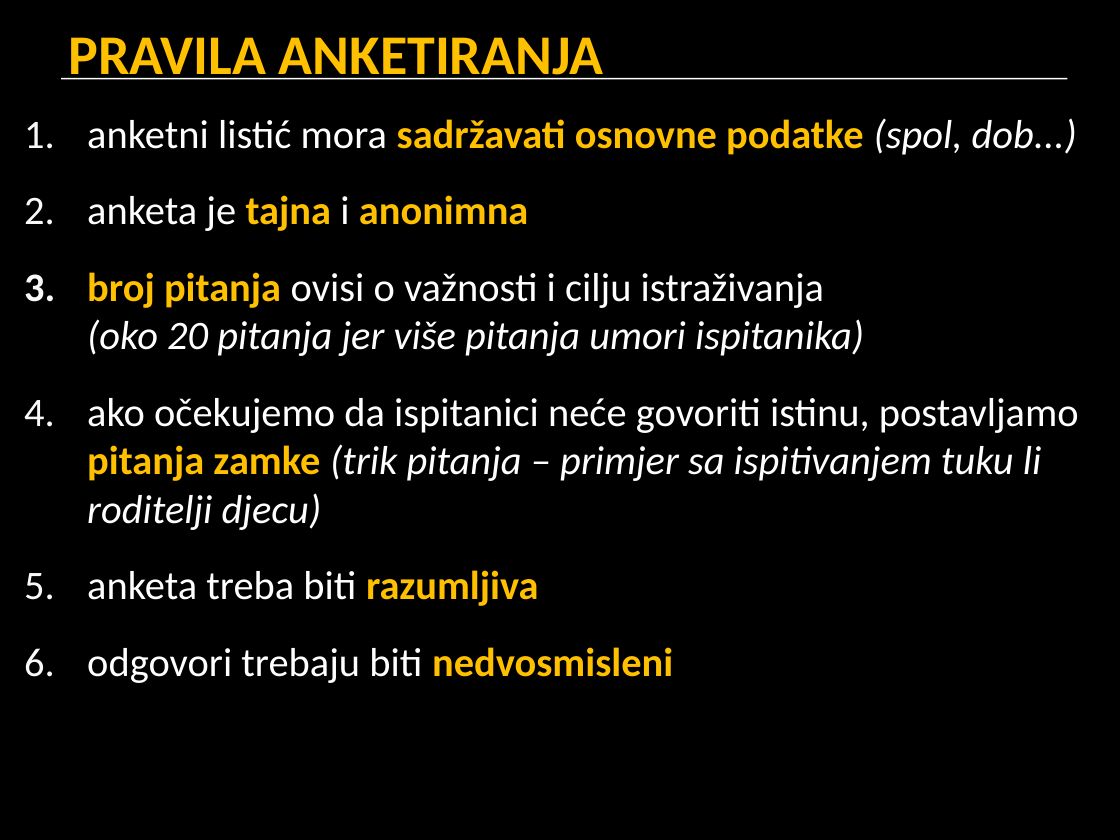
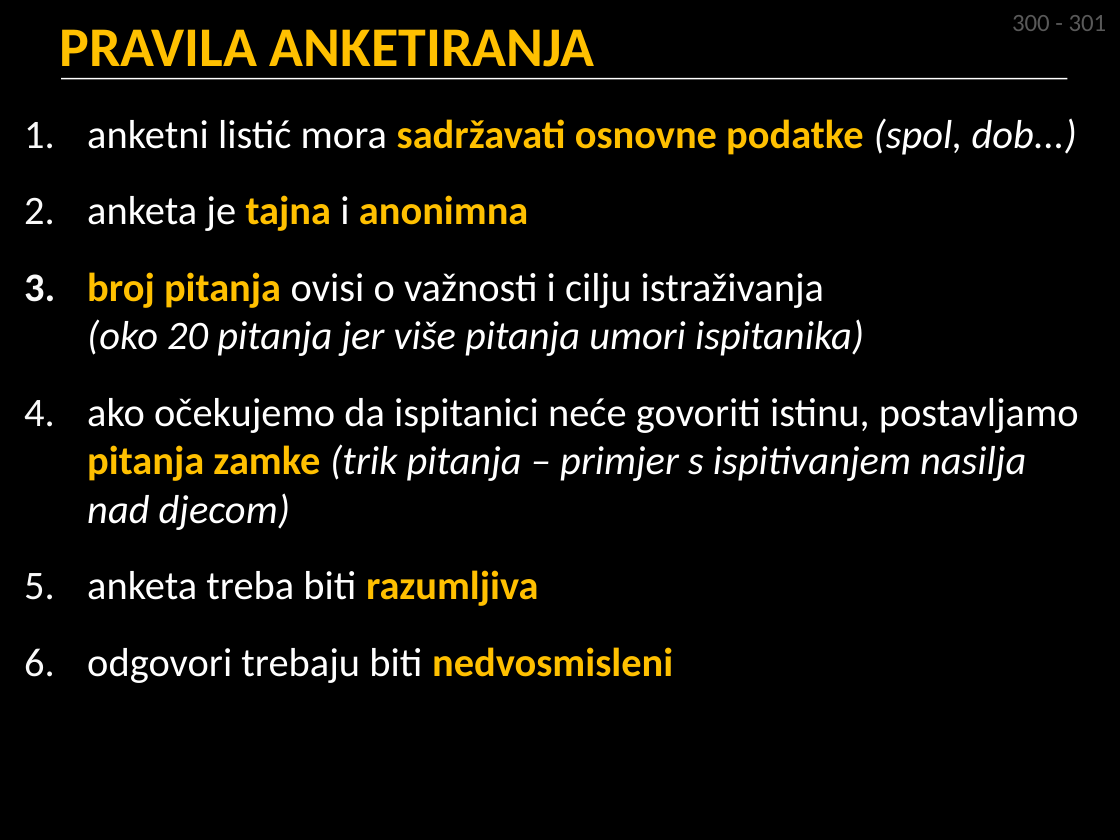
Before and after one commit to srednja-skola/sociologija, a slide deck: slide 36 of data/pptx/002_metode_istrazivanja.pptx (slide 33 before the commit). Drawn at 1120x840 pixels with LibreOffice and Linux fonts; fonts in the diff are those of the drawing. Boxes give left, top, right and bottom in pixels: in the first picture for what was removed or moved away, otherwise in the second. Text is boxed around its words. In the diff, an @@ line names an element or a change of style, - is before the commit and + after.

```diff
--- a/data/pptx/002_metode_istrazivanja.pptx
+++ b/data/pptx/002_metode_istrazivanja.pptx
@@ title "PRAVILA ANKETIRANJA" rewrapped from (68,37,604,80) to (59,29,595,80) @@
@@ text added at (1012,15,1107,31), 16 pt, text #595959 @@
+300 - 301
@@ text at (87,398,1079,530): text changed @@
-4. ako očekujemo da ispitanici neće govoriti istinu, postavljamo pitanja zamke (trik pitanja – primjer sa ispitivanjem tuku li roditelji djecu)
+4. ako očekujemo da ispitanici neće govoriti istinu, postavljamo pitanja zamke (trik pitanja – primjer s ispitivanjem nasilja nad djecom)
```
Also in this commit, not shown: 36 other slides changed, 8 slides added.
